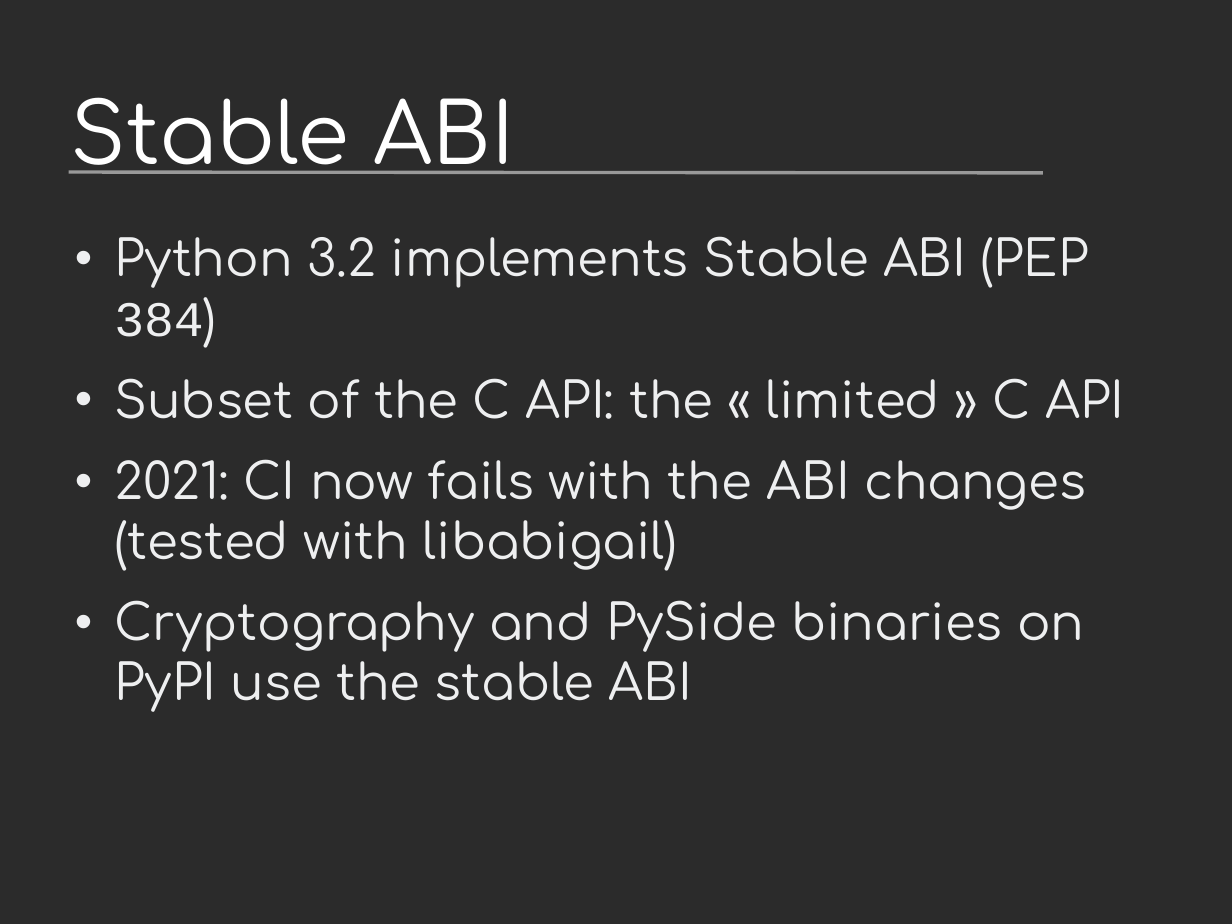
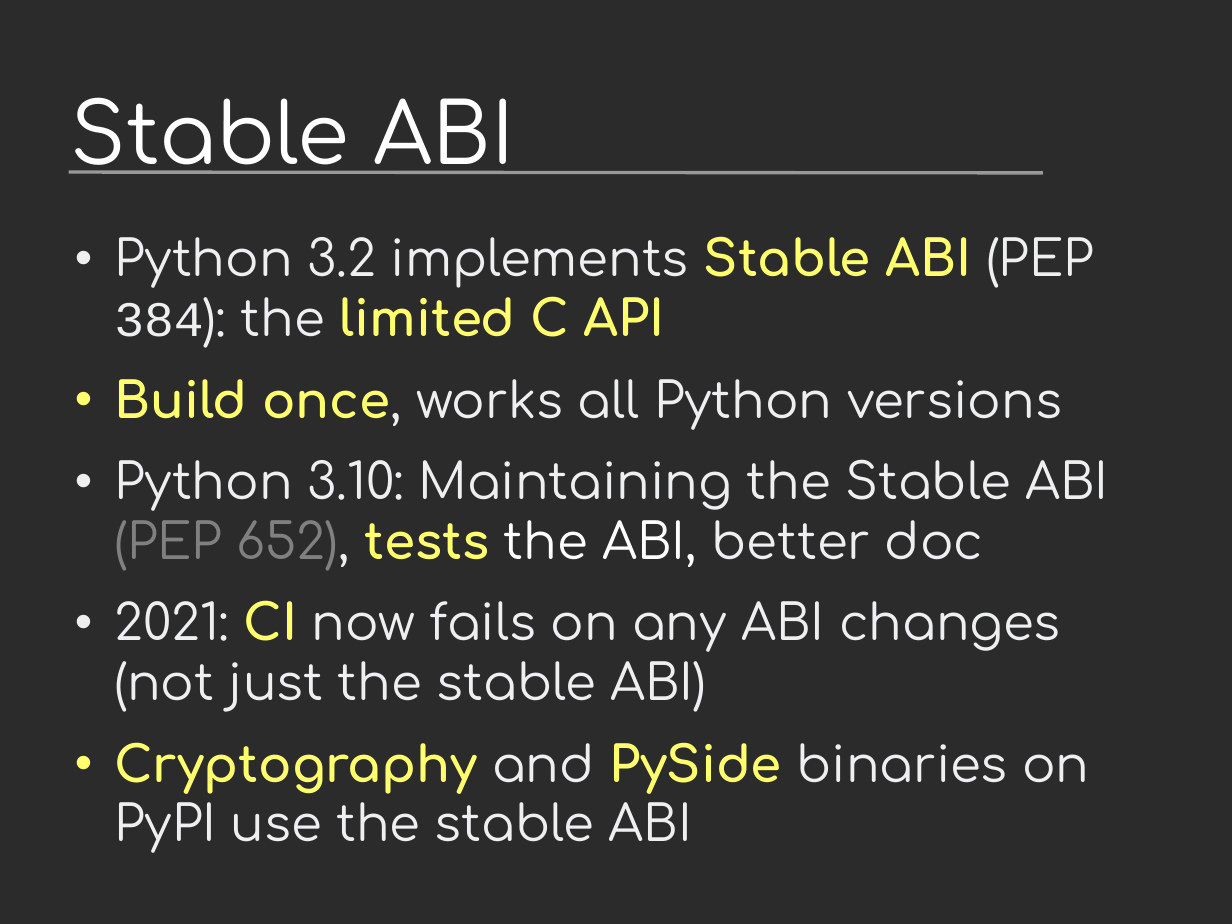
Before and after one commit to vstinner/talks, a slide deck: slide 38 of 2022-PyconAPAC/python-incompatible-changes.odp (slide 27 before the commit). Drawn at 1232x924 pixels with LibreOffice and Linux fonts; fonts in the diff are those of the drawing; background and template pictures are left out; a plain dark background stands for a picture behind light text. Boxes give left, top, right and bottom in pixels: in the first picture for what was removed or moved away, otherwise in the second. Text is boxed around its words. In the diff, an @@ line names an element or a change of style, - is before the commit and + after.

```diff
--- a/2022-PyconAPAC/python-incompatible-changes.odp
+++ b/2022-PyconAPAC/python-incompatible-changes.odp
@@ text at [114,236,1108,712]: text changed @@
-• Python 3.2 implements Stable ABI (PEP 384)
-• Subset of the C API: the « limited » C API
-• 2021: CI now fails with the ABI changes (tested with libabigail)
+• Python 3.2 implements Stable ABI (PEP 384): the limited C API
+• Build once, works all Python versions
+• Python 3.10: Maintaining the Stable ABI (PEP 652), tests the ABI, better doc
+• 2021: CI now fails on any ABI changes (not just the stable ABI)
@@ text at [114,742,1089,853]: text colour #EEEFF0 to #FFFF6D, bold on in "Cryptography PySide" @@
```
Also in this commit, not shown: 16 other slides changed, 12 slides added, 1 slide removed, 1 other file.
